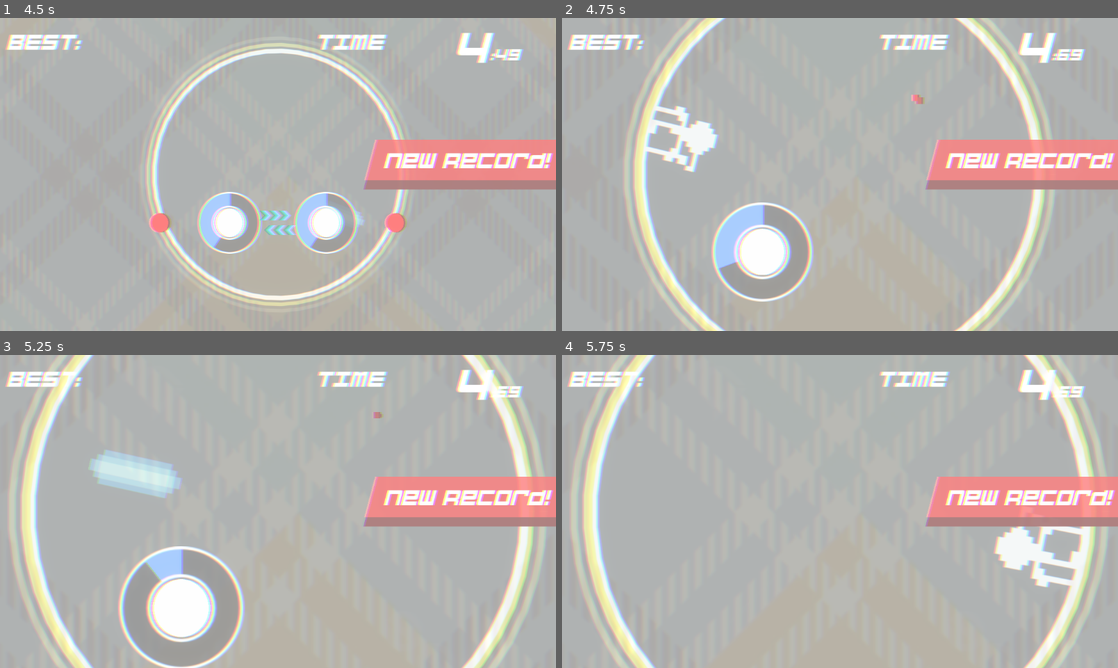
Above: before the commit, frames 1-4 (two rows, left to right).
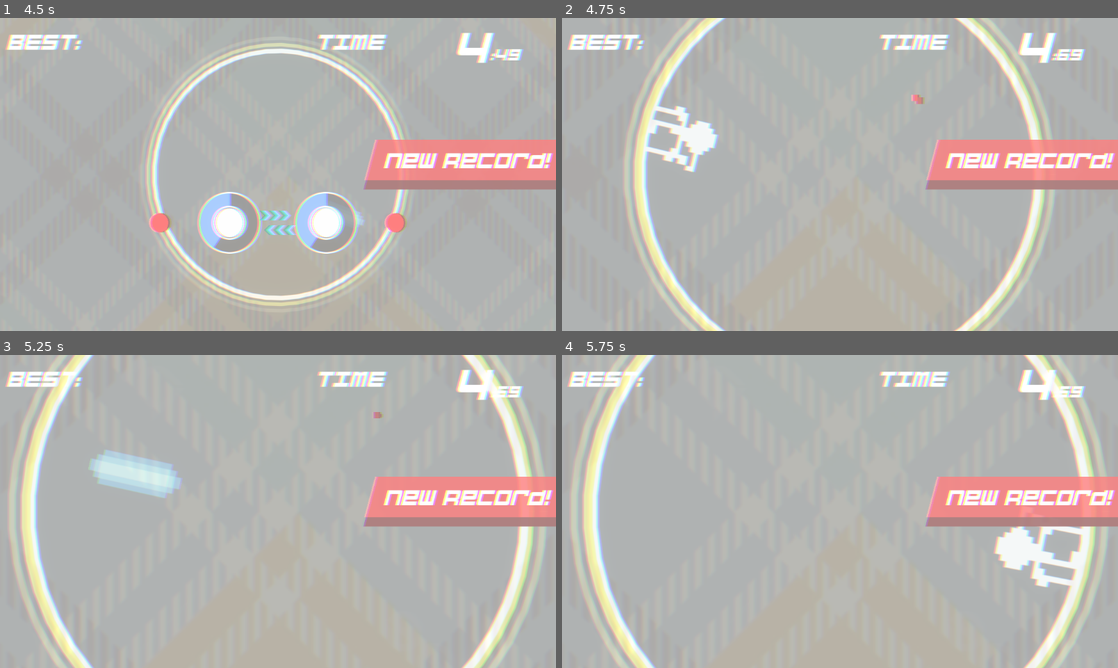
Above: after the commit, the same moments.

Repository: jokw1228/Slay_The_Circle
Game: Godot game, scene res://scenes/rooms/RoomTest/RoomTest.tscn
Two runs of this game, one before a commit and one after it. Both use one fixed random seed, a clock stepped at 60 frames per second and the inputs below. This scene is started directly instead of the project's main scene. Sound files missing from this copy of the repository are replaced by a short silence.
Inputs (mouse positions are in pixels of both pictures, inside the frame that each line leads up to):
- Up to frame 1 (4.5 s): move the mouse to (400, 158) at 0.52 s; click (400, 158) at 0.67 s; move the mouse to (166, 190) at 1.27 s; click (166, 190) at 1.42 s; move the mouse to (333, 105) at 2.02 s; click (333, 105) at 2.17 s; move the mouse to (250, 237) at 2.77 s; click (250, 237) at 2.92 s; move the mouse to (444, 221) at 3.52 s; click (444, 221) at 3.67 s; move the mouse to (111, 127) at 4.27 s; click (111, 127) at 4.42 s
- Up to frame 2 (4.75 s): no input
- Up to frame 3 (5.25 s): move the mouse to (305, 511) at 5.02 s; click (305, 511) at 5.17 s
- Up to frame 4 (5.75 s): no input

Frame 1 is identical in both runs. In frame 2, 4.0% of the frame differs, in the area x 26-46%, y 58-91%; in frame 3, 5.5%, in the area x 21-45%, y 61-100%; in frame 4, nothing differs.

Commit message:
게임 오버 시 룸에 남은 잔여 폭탄들 slayed 시킴

Diff:
--- a/scenes/playingfield/PlayingField.gd
+++ b/scenes/playingfield/PlayingField.gd
@@ -41,6 +41,11 @@
 	if playing == true:
 		playing = false
 		emit_signal("game_over", bomb_position)
+		#Lefted bombs are slayed
+		for node in get_tree().current_scene.get_children():
+			if node is Bomb:
+				node.queue_free()
+
 		PlayingFieldCamera_node.zoom_transition()
 		PlayingFieldInterface.game_speed_reset()
 
